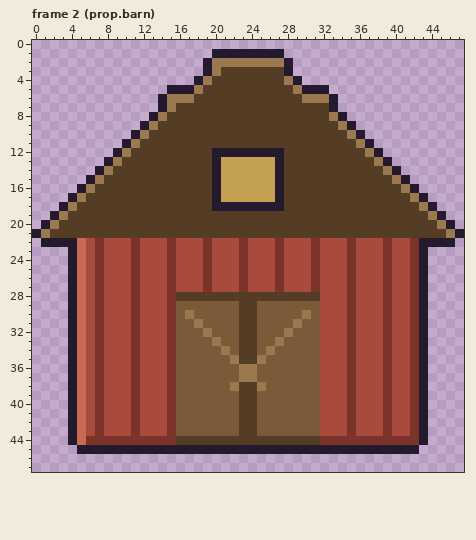
Two states of a pixel-art file, assets/aseprite/props_big.aseprite. The picture above is the old version.
48x48 pixels, 4 frames. Shown: frame 2 (prop.barn). The commit also changed other frames, which this record leaves out.
The result:
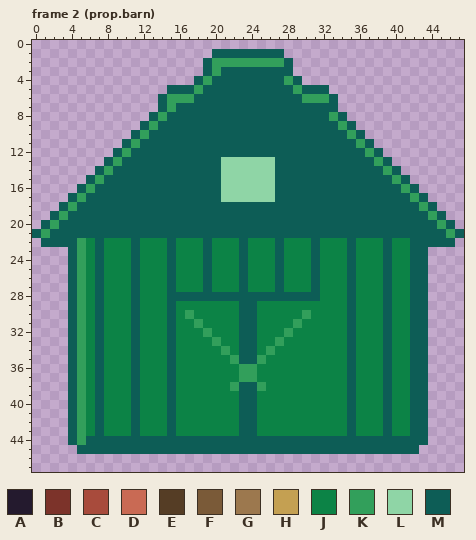
Palette (. is transparent): A #241a2e  B #7c332a  C #a84b3c  D #c96a54  E #553d25  F #7a5a38  G #9c784e  H #c4a052  J #0c8346  K #329f5b  L #8fd5a6  M #0d5d56
The edit:
Changed rows in their new state; - is an unchanged pixel.
Frame 2 (prop.barn):
first column x 0:
 1 --------------------MMMMMMMM--------------------
 2 -------------------MKKKKKKKKM-------------------
 3 -------------------MKMMMMMMMM-------------------
 4 ------------------MKMMMMMMMMKM------------------
 5 ---------------MMMKMMMMMMMMMMKMMM---------------
 6 --------------MKKKMMMMMMMMMMMMKKKM--------------
 7 --------------MKMMMMMMMMMMMMMMMMMM--------------
 8 -------------MKMMMMMMMMMMMMMMMMMMKM-------------
 9 ------------MKMMMMMMMMMMMMMMMMMMMMKM------------
10 -----------MKMMMMMMMMMMMMMMMMMMMMMMKM-----------
11 ----------MKMMMMMMMMMMMMMMMMMMMMMMMMKM----------
12 ---------MKMMMMMMMMMMMMMMMMMMMMMMMMMMKM---------
13 --------MKMMMMMMMMMMMLLLLLLMMMMMMMMMMMKM--------
14 -------MKMMMMMMMMMMMMLLLLLLMMMMMMMMMMMMKM-------
15 ------MKMMMMMMMMMMMMMLLLLLLMMMMMMMMMMMMMKM------
16 -----MKMMMMMMMMMMMMMMLLLLLLMMMMMMMMMMMMMMKM-----
17 ----MKMMMMMMMMMMMMMMMLLLLLLMMMMMMMMMMMMMMMKM----
18 ---MKMMMMMMMMMMMMMMMMMMMMMMMMMMMMMMMMMMMMMMKM---
19 --MKMMMMMMMMMMMMMMMMMMMMMMMMMMMMMMMMMMMMMMMMKM--
20 -MKMMMMMMMMMMMMMMMMMMMMMMMMMMMMMMMMMMMMMMMMMMKM-
21 MKMMMMMMMMMMMMMMMMMMMMMMMMMMMMMMMMMMMMMMMMMMMMKM
22 -MMMMKJMJJJMJJJMJJJMJJJMJJJMJJJMJJJMJJJMJJMMMMM-
23 ----MKJMJJJMJJJMJJJMJJJMJJJMJJJMJJJMJJJMJJMM----
24 ----MKJMJJJMJJJMJJJMJJJMJJJMJJJMJJJMJJJMJJMM----
25 ----MKJMJJJMJJJMJJJMJJJMJJJMJJJMJJJMJJJMJJMM----
26 ----MKJMJJJMJJJMJJJMJJJMJJJMJJJMJJJMJJJMJJMM----
27 ----MKJMJJJMJJJMJJJMJJJMJJJMJJJMJJJMJJJMJJMM----
28 ----MKJMJJJMJJJMMMMMMMMMMMMMMMMMJJJMJJJMJJMM----
29 ----MKJMJJJMJJJMJJJJJJJMMJJJJJJJJJJMJJJMJJMM----
30 ----MKJMJJJMJJJMJKJJJJJMMJJJJJKJJJJMJJJMJJMM----
31 ----MKJMJJJMJJJMJJKJJJJMMJJJJKJJJJJMJJJMJJMM----
32 ----MKJMJJJMJJJMJJJKJJJMMJJJKJJJJJJMJJJMJJMM----
33 ----MKJMJJJMJJJMJJJJKJJMMJJKJJJJJJJMJJJMJJMM----
34 ----MKJMJJJMJJJMJJJJJKJMMJKJJJJJJJJMJJJMJJMM----
35 ----MKJMJJJMJJJMJJJJJJKMMKJJJJJJJJJMJJJMJJMM----
36 ----MKJMJJJMJJJMJJJJJJJKKJJJJJJJJJJMJJJMJJMM----
37 ----MKJMJJJMJJJMJJJJJJJKKJJJJJJJJJJMJJJMJJMM----
38 ----MKJMJJJMJJJMJJJJJJKMMKJJJJJJJJJMJJJMJJMM----
39 ----MKJMJJJMJJJMJJJJJJJMMJJJJJJJJJJMJJJMJJMM----
40 ----MKJMJJJMJJJMJJJJJJJMMJJJJJJJJJJMJJJMJJMM----
41 ----MKJMJJJMJJJMJJJJJJJMMJJJJJJJJJJMJJJMJJMM----
42 ----MKJMJJJMJJJMJJJJJJJMMJJJJJJJJJJMJJJMJJMM----
43 ----MKJMJJJMJJJMJJJJJJJMMJJJJJJJJJJMJJJMJJMM----
44 ----MKMMMMMMMMMMMMMMMMMMMMMMMMMMMMMMMMMMMMMM----
45 -----MMMMMMMMMMMMMMMMMMMMMMMMMMMMMMMMMMMMMM-----
Boxes around the changes in both pictures, in picture pixels (x1, y1, x2, y2):
changed: (32, 49, 464, 454)
